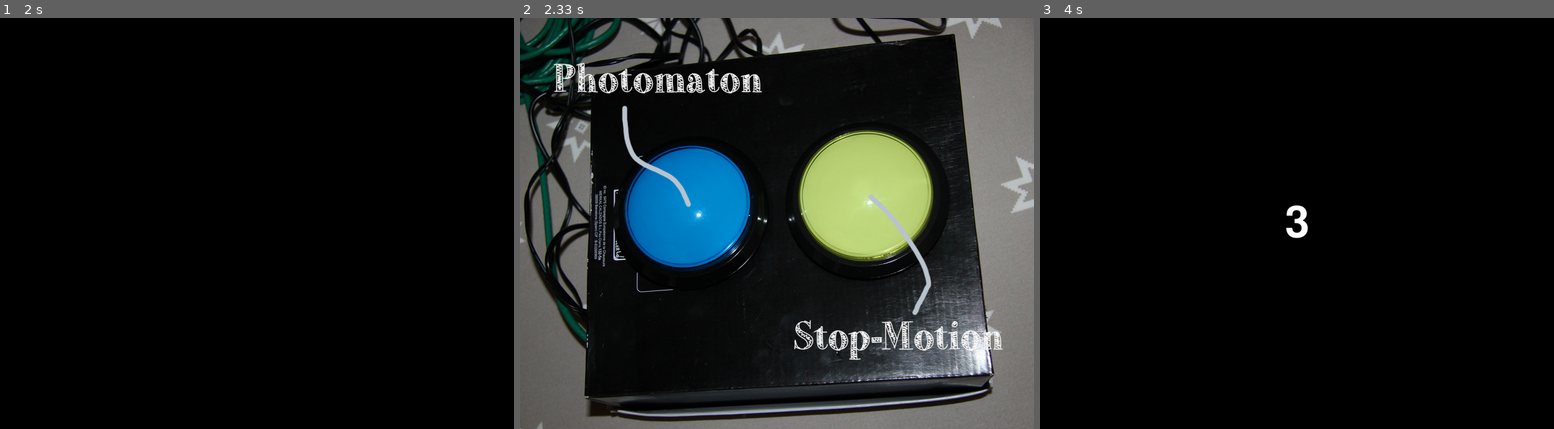
Above: before the commit, frames 1-3 (left to right).
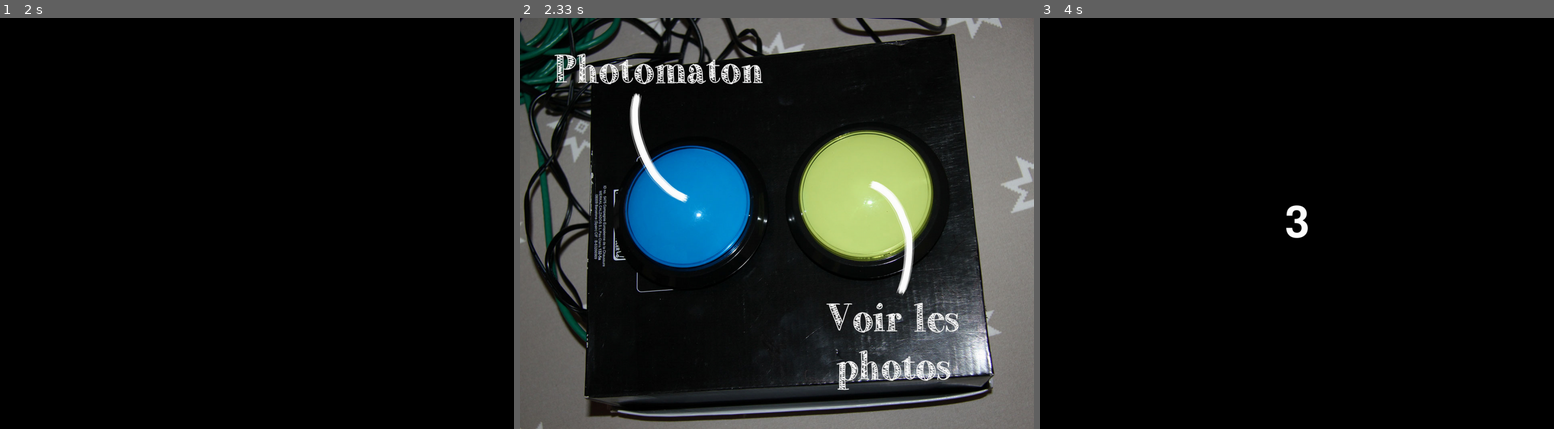
Above: after the commit, the same moments.

Repository: JulienLegrand/PhotoPi
Game: pygame game, started from main.py
Same seed, same stepped clock (60 frames per second), same inputs: the game is played once before the commit and once after it. The source is Python 2; it was converted automatically to run under Python 3.
Inputs (mouse positions are in pixels of both pictures, inside the frame that each line leads up to):
- Up to frame 1 (2 s): no input
- Up to frame 2 (2.33 s): no input
- Up to frame 3 (4 s): click (1476, 301) at 3.52 s

Frame 1 is identical in both runs. In frame 2, 5.9% of the frame differs, in the area x 6-94%, y 8-91%; in frame 3, nothing differs.

Commit message:
NEW 4 action-screens with cycle every minutes

Diff:
--- a/core/config.py
+++ b/core/config.py
@@ -30,7 +30,10 @@
 
 # Media
 DEBUG_FILE = "media/debug.jpg"
-ACTION_SCREEN_FILE = "media/Action-screen.jpg"
+ACTION_SCREEN_FILE1 = "media/action-screen-1.jpg"
+ACTION_SCREEN_FILE2 = "media/action-screen-2.jpg"
+ACTION_SCREEN_FILE3 = "media/action-screen-3.jpg"
+ACTION_SCREEN_FILE4 = "media/action-screen-4.jpg"
 WAIT_LOGO_FILE = "media/wait.gif"
 WAIT_SOUND_FILE = "media/Waiting.wav"
 BEEP01_SOUND_FILE = "media/beep-01.wav"
--- a/core/pygameEngine.py
+++ b/core/pygameEngine.py
@@ -16,6 +16,12 @@
 BLUE_COLOR = pygame.Color(40, 87, 255)
 YELLOW_COLOR = pygame.Color(255, 192, 68)
 SCREEN = pygame.display.set_mode((config.WIDTH, config.HEIGHT), pygame.FULLSCREEN)
+ACTION_SCREEN_SET = {
+	1 : config.ACTION_SCREEN_FILE1,
+	2 : config.ACTION_SCREEN_FILE2,
+	3 : config.ACTION_SCREEN_FILE3,
+	4 : config.ACTION_SCREEN_FILE4
+	}
 
 def init(app_name):
 	print "pygame init"
@@ -88,8 +94,8 @@
 
 	pygame.display.update()
 
-def ActionScreen():
-	image = pygame.image.load(config.ACTION_SCREEN_FILE)
+def ActionScreen(number):
+	image = pygame.image.load(ACTION_SCREEN_SET[number])
 	SCREEN.blit(image, (0,0))
 	pygame.display.update()
 	sleep(.6)
--- a/main.py
+++ b/main.py
@@ -9,6 +9,11 @@
 from time import sleep
 from core import pygameEngine
 import os
+import datetime as dt
+
+# Variables
+LAST_WALLPAPER_DATE = dt.datetime.now()
+LAST_WALLPAPER_NUMBER = 1
 
 # drops other possible connections to the camera on every restart just to be safe
 os.system("sudo pkill gvfs")
@@ -30,7 +35,7 @@
 print "Waiting events"
 try:
 	#Default screen between sequences
-	pygameEngine.ActionScreen()
+	pygameEngine.ActionScreen(LAST_WALLPAPER_NUMBER)
 	while True:
 
 		action = pygameEngine.CheckAction()
@@ -39,7 +44,7 @@
 			sequencePhoto.Start()
 
 			#Default screen between sequences
-			pygameEngine.ActionScreen()
+			pygameEngine.ActionScreen(LAST_WALLPAPER_NUMBER)
 			pygameEngine.ClearActionsQueue()
 		if(action == 2):
 			pygameEngine.SoundBip1()
@@ -48,10 +53,17 @@
 			sequenceSlideshow.Start()
 
 			#Default screen between sequences
-			pygameEngine.ActionScreen()
+			pygameEngine.ActionScreen(LAST_WALLPAPER_NUMBER)
 			pygameEngine.ClearActionsQueue()
                 if(action == 9):
                         break
+		print dt.datetime.now() > LAST_WALLPAPER_DATE + dt.timedelta(minutes=1)
+		if(dt.datetime.now() > LAST_WALLPAPER_DATE + dt.timedelta(minutes=1)):
+			LAST_WALLPAPER_DATE = dt.datetime.now()
+			LAST_WALLPAPER_NUMBER = LAST_WALLPAPER_NUMBER + 1
+			if(LAST_WALLPAPER_NUMBER > 4) : LAST_WALLPAPER_NUMBER = 1
+			pygameEngine.ActionScreen(LAST_WALLPAPER_NUMBER)
+			print "########################## change"
 
 except:
 	raise
Binary file removed: media/Action-screen.jpg
Binary file added: media/action-screen-1.jpg
Binary file added: media/action-screen-2.jpg
Binary file added: media/action-screen-3.jpg
Binary file added: media/action-screen-4.jpg
